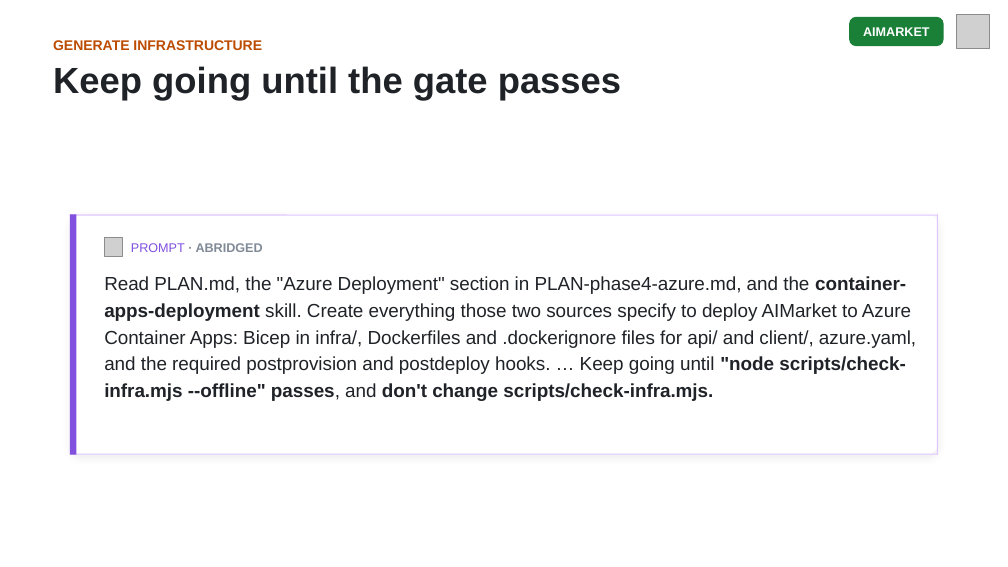
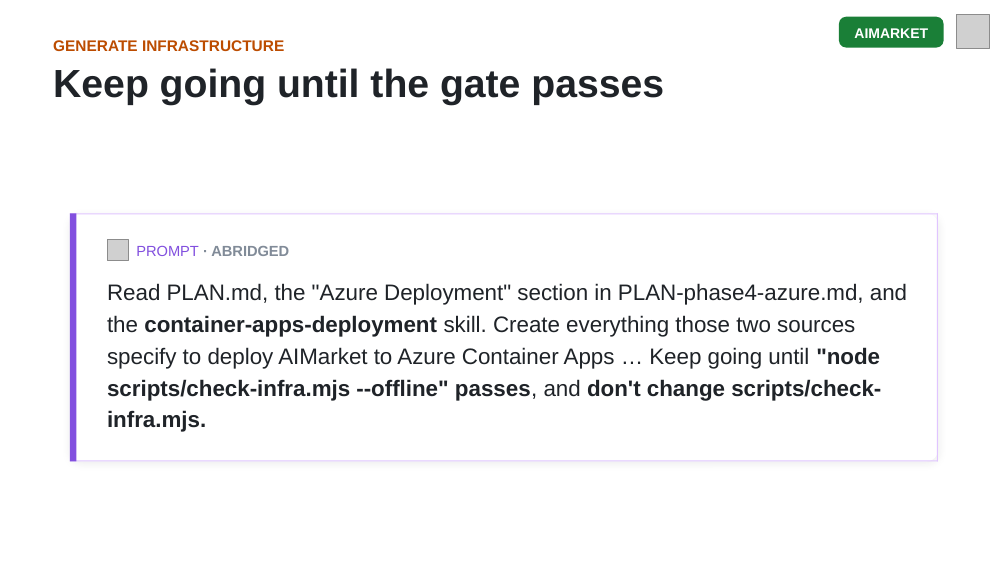
Before and after one commit to DanWahlin/agentic-journeys, a slide deck: slide 21 of slides/02-aimarket.pptx. Drawn at 1008x567 pixels with LibreOffice and Linux fonts; fonts in the diff are those of the drawing; grey boxes stand for pictures. Boxes give left, top, right and bottom in pixels: in the first picture for what was removed or moved away, otherwise in the second. Text is boxed around its words. In the diff, an @@ line names an element or a change of style, - is before the commit and + after.

```diff
--- a/slides/02-aimarket.pptx
+++ b/slides/02-aimarket.pptx
@@ rounded rectangle at (839,17,943,48): proportions changed @@
@@ rounded rectangle: place and size @@
-rounded rectangle at (849,17,943,46)
+rounded rectangle at (839,17,943,48)
@@ text "AIMARKET": place and size @@
-text "AIMARKET" at (863,27,930,36)
+text "AIMARKET" at (854,28,928,38)
@@ text "AIMARKET" at (854,28,928,38): size 9 to 10 pt @@
@@ text "GENERATE INFRASTRUCTURE" at (53,40,284,51): size 10 to 11 pt @@
@@ text "Keep going until the gate ..." at (53,68,664,105): size 26 to 28 pt; line spacing 31pt to 33pt @@
@@ rounded rectangle: place and size @@
-rounded rectangle at (70,215,937,455)
+rounded rectangle at (70,214,937,462)
@@ rounded rectangle at (70,214,937,462): proportions changed @@
@@ line moved from (74, 215) - (74, 455) to (74, 214) - (74, 462) @@
@@ line moved from (937, 215) - (937, 455) to (937, 214) - (937, 462) @@
@@ picture: place and size @@
-picture at (104,238,122,256)
+picture at (107,240,128,261)
@@ text "PROMPT · ABRIDGED" at (136,246,289,256): size 9 to 10.5 pt @@
@@ text at (107,283,907,432): text changed; size 13.5 to 16 pt @@
-Read PLAN.md, the "Azure Deployment" section in PLAN-phase4-azure.md, and the container-apps-deployment skill. Create everything those two sources specify to deploy AIMarket to Azure Container Apps: Bicep in infra/, Dockerfiles and .dockerignore files for api/ and client/, azure.yaml, and the required postprovision and postdeploy hooks. … Keep going until "node scripts/check-infra.mjs --offline" passes, and don't change scripts/check-infra.mjs.
+Read PLAN.md, the "Azure Deployment" section in PLAN-phase4-azure.md, and the container-apps-deployment skill. Create everything those two sources specify to deploy AIMarket to Azure Container Apps … Keep going until "node scripts/check-infra.mjs --offline" passes, and don't change scripts/check-infra.mjs.
@@ line moved from (70, 455) - (938, 455) to (70, 461) - (938, 461) @@
```
Also in this commit, not shown: 24 other slides changed, 7 other files.
